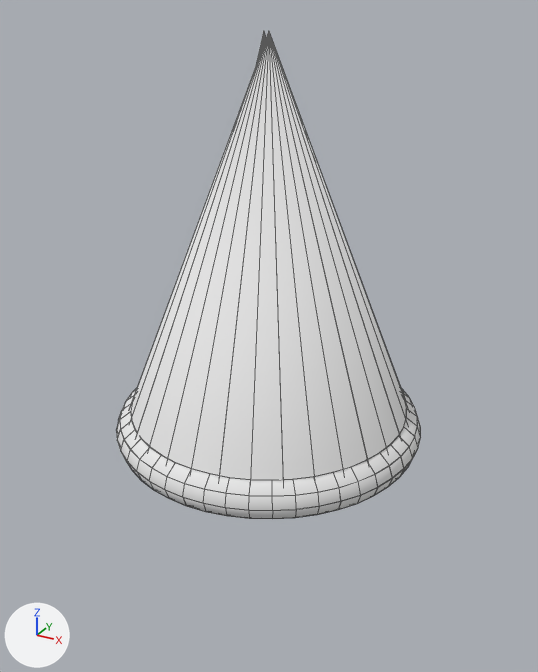
The OBJ model src/robot/assets/cone.obj, before and after one commit.
Before and after are seen from a 50 mm camera at (0.183, -0.333, 0.114) aimed at (0.001, -0.002, -0.051). Every picture has the same lights, and +X, +Y and +Z are marked at lower left. Mesh edges are drawn as thin lines. Where no turn or scale is listed for an object, it has been applied to the vertices. Vertices at the same position are counted once.

In view in the first picture: 'Cone_Cone.001', 'Cone_Cone.002'.
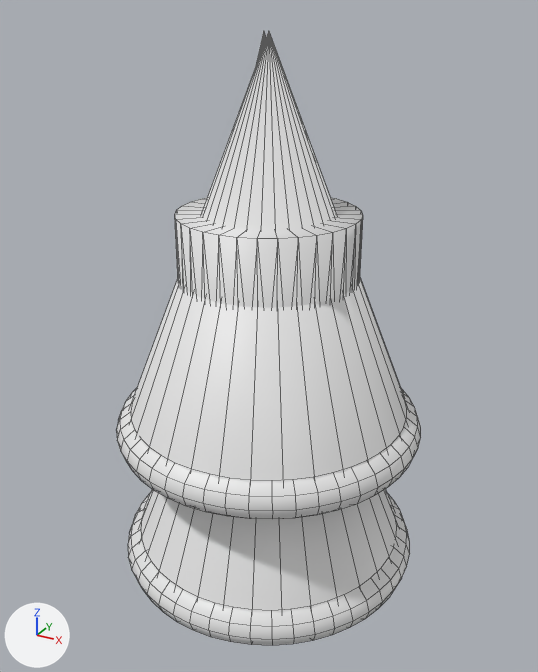
Edits to the bpy script that builds the scene:
```text
Change me_cone_cone_001:
    used by ob_cone_cone_001; location = (0.0, 0.0, 0.0)
    remove me_cone_cone_001.from_pydata(...)  # 689 vertices, 688 faces; spans x -0.087..0.087, y -0.087..0.087, z -0.118..0.105
    add me_cone_cone_001.from_pydata(...)  # 786 vertices, 848 faces; spans x -0.087..0.087, y -0.087..0.087, z -0.199..0.023
    me_cone_cone_001 part 1: the loose piece of 65 vertices spanning x -0.084..0.084, y -0.084..0.084, z -0.105..0.105 is moved by (0.0, 0.0, -0.082)
    me_cone_cone_001 part 2: the loose piece of 624 vertices spanning x -0.087..0.087, y -0.087..0.087, z -0.118..-0.092 is moved by (0.0, 0.0, -0.082)
    me_cone_cone_001 part 3: a new loose piece of 97 vertices spanning x -0.048..0.048, y -0.048..0.048, z -0.099..0.018, in mat_material_003 (white #e7e7e7)
```

Boxes (x1, y1, x2, y2) around the edits, measured in the pictures (538 x 672 px; the box of a moved part takes in the faces that stretch with it):
'Cone_Cone.001', reshaped: before (120, 388, 417, 496); after (128, 197, 410, 645)
part 1 of me_cone_cone_001, moved or reshaped (not visible before): after (139, 489, 398, 613)
part 2 of me_cone_cone_001, moved or reshaped: before (120, 388, 417, 496); after (128, 493, 410, 645)
part 3 of me_cone_cone_001, added: after (175, 197, 363, 308)
